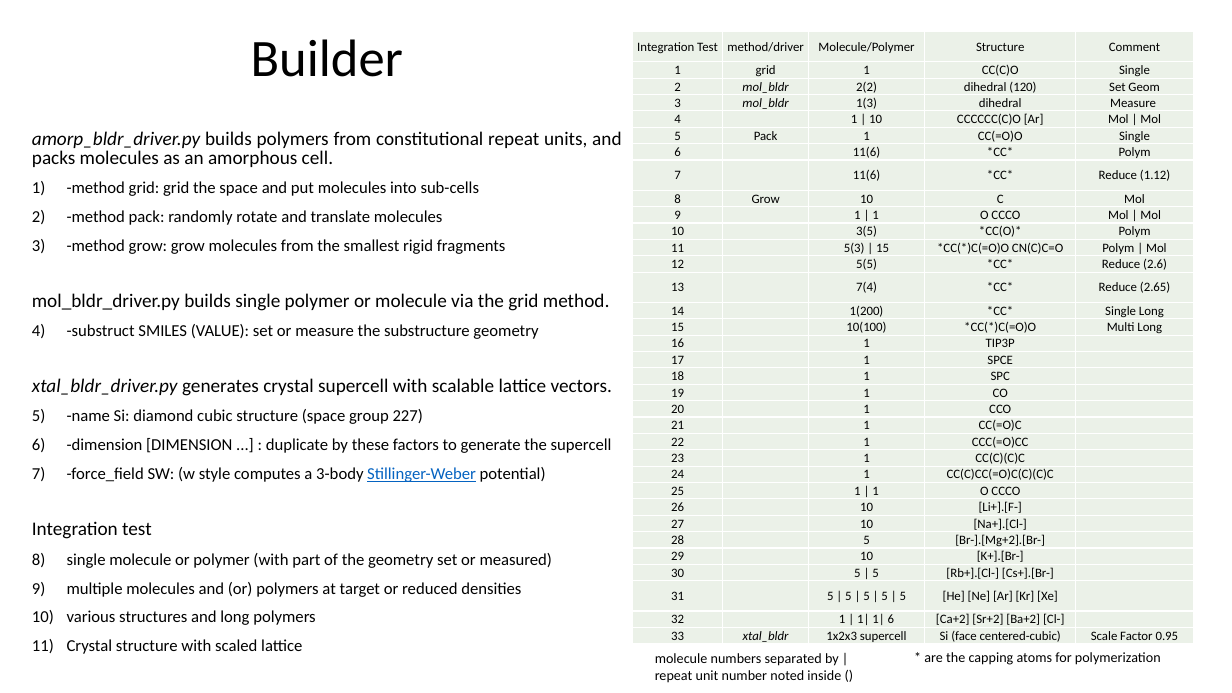
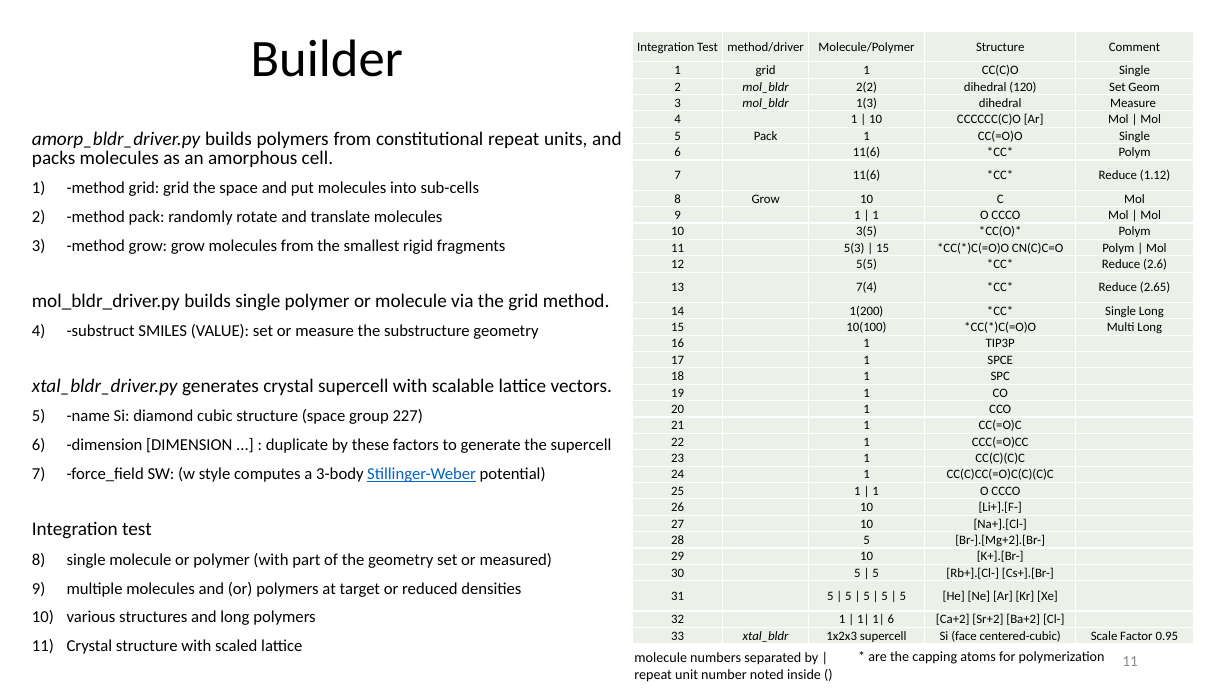
Before and after one commit to zhteg4pvt/nemd, a slide deck: slide 11 of docs/power_point/nemd.pptx. Drawn at 1232x693 pixels with LibreOffice and Linux fonts; fonts in the diff are those of the drawing. Boxes give left, top, right and bottom in pixels: in the first picture for what was removed or moved away, otherwise in the second. Text is boxed around its words. In the diff, an @@ line names an element or a change of style, - is before the commit and + after.

```diff
--- a/docs/power_point/nemd.pptx
+++ b/docs/power_point/nemd.pptx
@@ text "molecule numbers separated by |": place and size @@
-text "molecule numbers separated by |" at (655,653,841,683)
+text "molecule numbers separated by |" at (634,652,821,682)
@@ text "* are the capping atoms ...": place and size @@
-text "* are the capping atoms ..." at (924,652,1161,665)
+text "* are the capping atoms ..." at (868,651,1105,664)
@@ page number added at (1122,656,1138,666), 12 pt, text #8C8C8C @@
+11
```
Also in this commit, not shown: 14 other slides changed, 2 other files.
